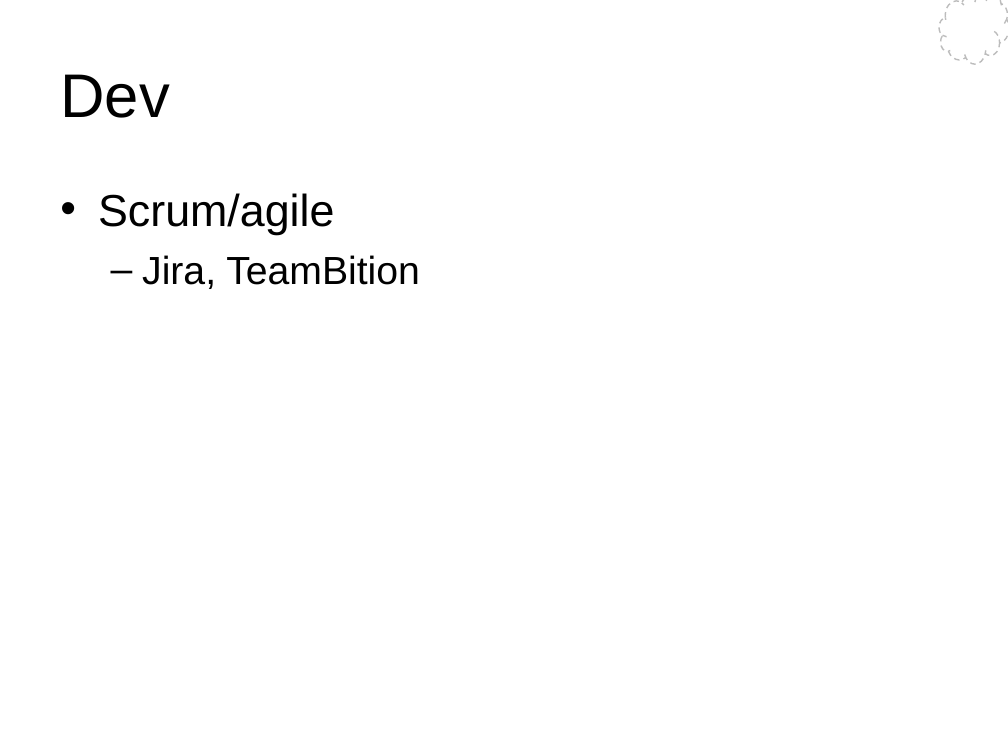
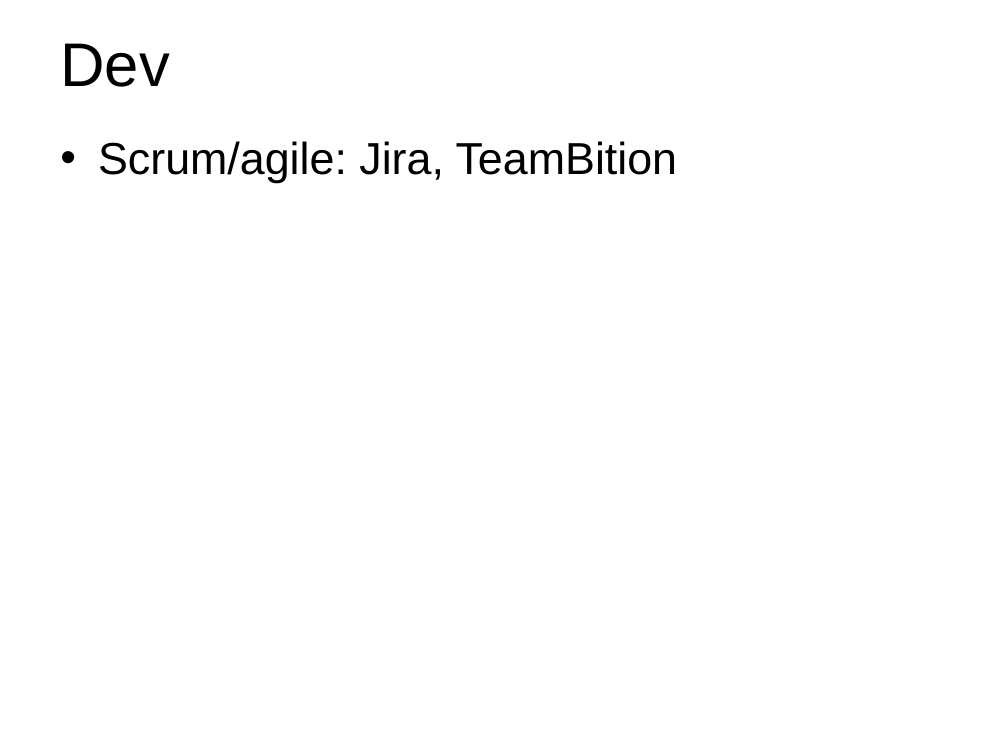
Before and after one commit to Wang-Ray/notes, a slide deck: slide 15 of Architect.ppt (slide 16 before the commit). Drawn at 1008x756 pixels with LibreOffice and Linux fonts; fonts in the diff are those of the drawing; background and template pictures are left out. Boxes give left, top, right and bottom in pixels: in the first picture for what was removed or moved away, otherwise in the second. Text is boxed around its words. In the diff, an @@ line names an element or a change of style, - is before the commit and + after.

```diff
--- a/Architect.ppt
+++ b/Architect.ppt
@@ title "Dev": place and size @@
-title "Dev" at (60,74,170,118)
+title "Dev" at (60,43,170,87)
@@ freeform shape removed at (939,0,1008,65) @@
@@ text at (98,141,678,183): text changed; size 28 to 32 pt @@
-• Scrum/agile
-  – Jira, TeamBition
+• Scrum/agile: Jira, TeamBition
```
Also in this commit, not shown: 28 other slides changed, 1 slide added, 1 slide removed, 2 other files.
